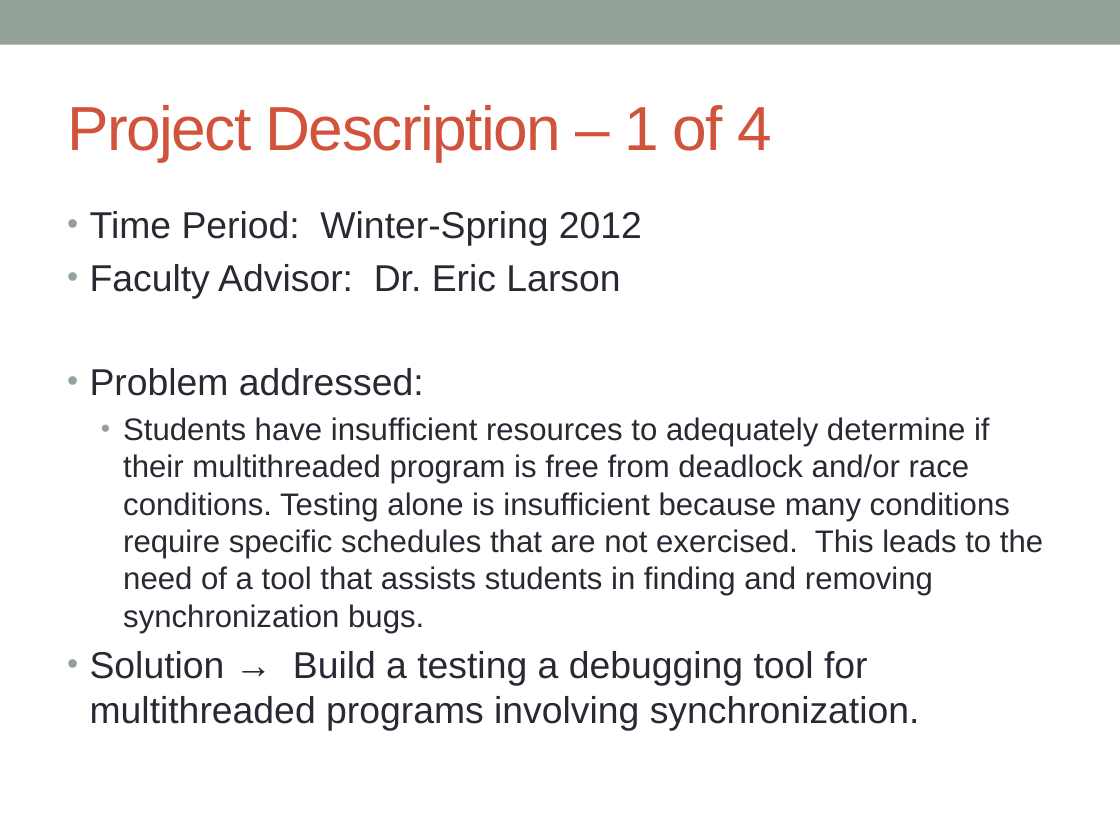
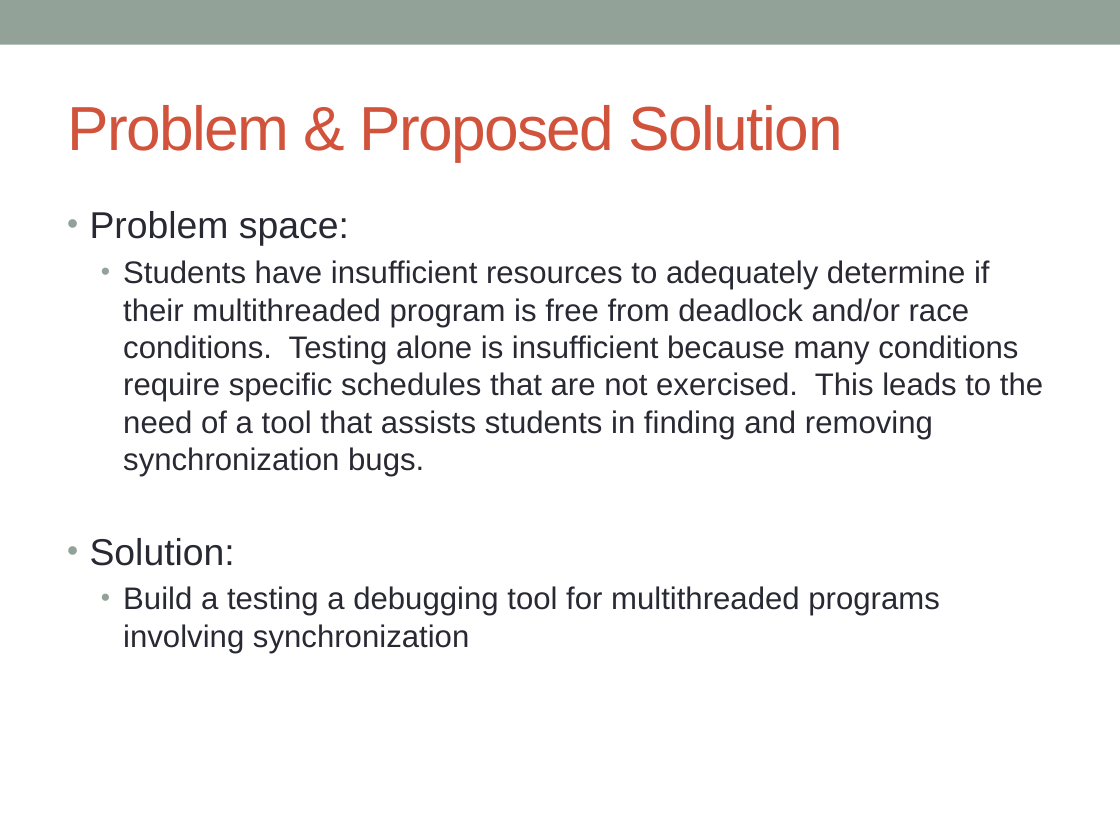
Before and after one commit to concurTestFramework/concurTestFramework, a slide deck: slide 5 of Documents/Concur_Presentation.pptx (slide 3 before the commit). Drawn at 1120x840 pixels with LibreOffice and Linux fonts; fonts in the diff are those of the drawing. Boxes give left, top, right and bottom in pixels: in the first picture for what was removed or moved away, otherwise in the second. Text is boxed around its words. In the diff, an @@ line names an element or a change of style, - is before the commit and + after.

```diff
--- a/Documents/Concur_Presentation.pptx
+++ b/Documents/Concur_Presentation.pptx
@@ title at [67, 105, 843, 162]: text changed @@
-Project Description – 1 of 4
+Problem & Proposed Solution
@@ text at [90, 211, 349, 246]: text changed @@
-• Time Period: Winter-Spring 2012
-• Faculty Advisor: Dr. Eric Larson
-• Problem addressed:
+• Problem space:
@@ text at [90, 538, 939, 653]: text changed; size 24 to 20 pt @@
-• Solution → Build a testing a debugging tool for multithreaded programs involving synchronization.
+• Solution:
+  • Build a testing a debugging tool for multithreaded programs involving synchronization
```
Also in this commit, not shown: 10 other slides changed, 9 slides added, 4 slides removed.
